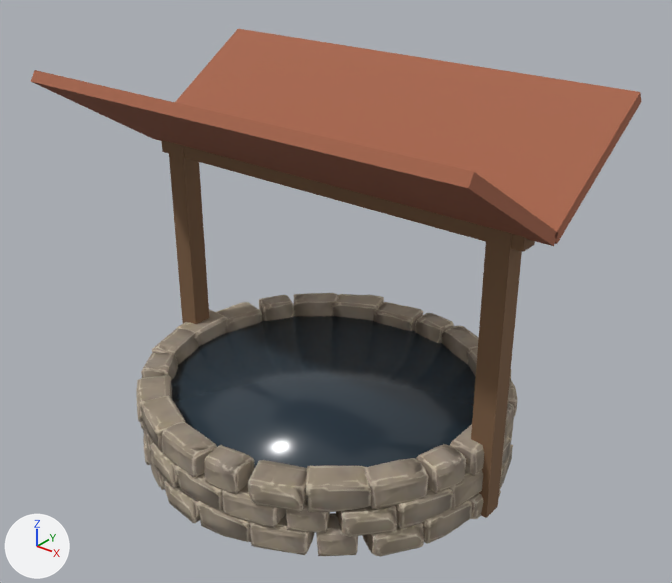
One commit to the glTF model public/models/props/well.glb: the scene before it, then after it.
Camera for both pictures: a 50 mm lens placed at (7.01, -8.52, 7.62), pointed at (0.18, 0.01, 2.33). The lights are fixed; the arrows at lower left show +X, +Y and +Z. The first picture is the older version. Vertices at exactly the same position are counted once.

Objects in the first picture: 'Prop_Brick1.001'.
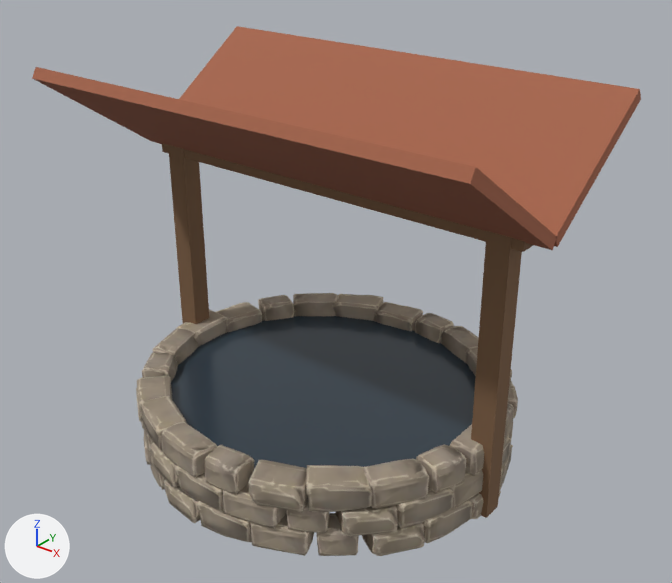
The newer file is also rescaled (x0.393) as a whole; pictures and numbers use the older file's frame.

Boxes [x1, y1, x2, y2] around the edits, measured in the pictures (672 x 583 px; the box of a moved part takes in the faces that stretch with it):
'Prop_Brick1.001', reshaped, shading changed
    before: [31, 29, 641, 557]
    after: [32, 26, 641, 556]
part 1 of me_cube_017_retopology_005, moved or reshaped
    before: [31, 70, 558, 246]
    after: [32, 67, 556, 250]
part 2 of me_cube_017_retopology_005, moved or reshaped
    before: [175, 29, 641, 244]
    after: [179, 26, 641, 247]
part 3 of me_cube_017_retopology_005, shading changed
    both: [171, 316, 475, 468]

What the commit changed:
me_cube_017_retopology_005 is used by ob_prop_brick1_001; location (0.0, 0.0, 0.0).
me_cube_017_retopology_005 had 3962 vertices, 7636 faces and spanned x -3.15..3.15, y -2.5..2.5, z 0.0..5.05.
me_cube_017_retopology_005 now has 3962 vertices, 7636 faces and spans x -3.15..3.15, y -2.5..2.5, z 0.0..5.09.
me_cube_017_retopology_005 part 1: the loose piece of 8 vertices spanning x -3.15..3.15, y -1.88..0.05, z 3.77..5.05 is scaled about its middle by (1, 0.974, 1.06).
me_cube_017_retopology_005 part 2: the loose piece of 8 vertices spanning x -3.15..3.15, y -0.04..1.89, z 3.77..5.05 is scaled about its middle by (1, 0.974, 1.06).
me_cube_017_retopology_005 part 3: 92 of the faces centred in x -2.22..2.22, y -2.09..2.11, z 0.75..0.81 are now shaded flat.
Other edits to the shape of me_cube_017_retopology_005 do not show in these pictures.
